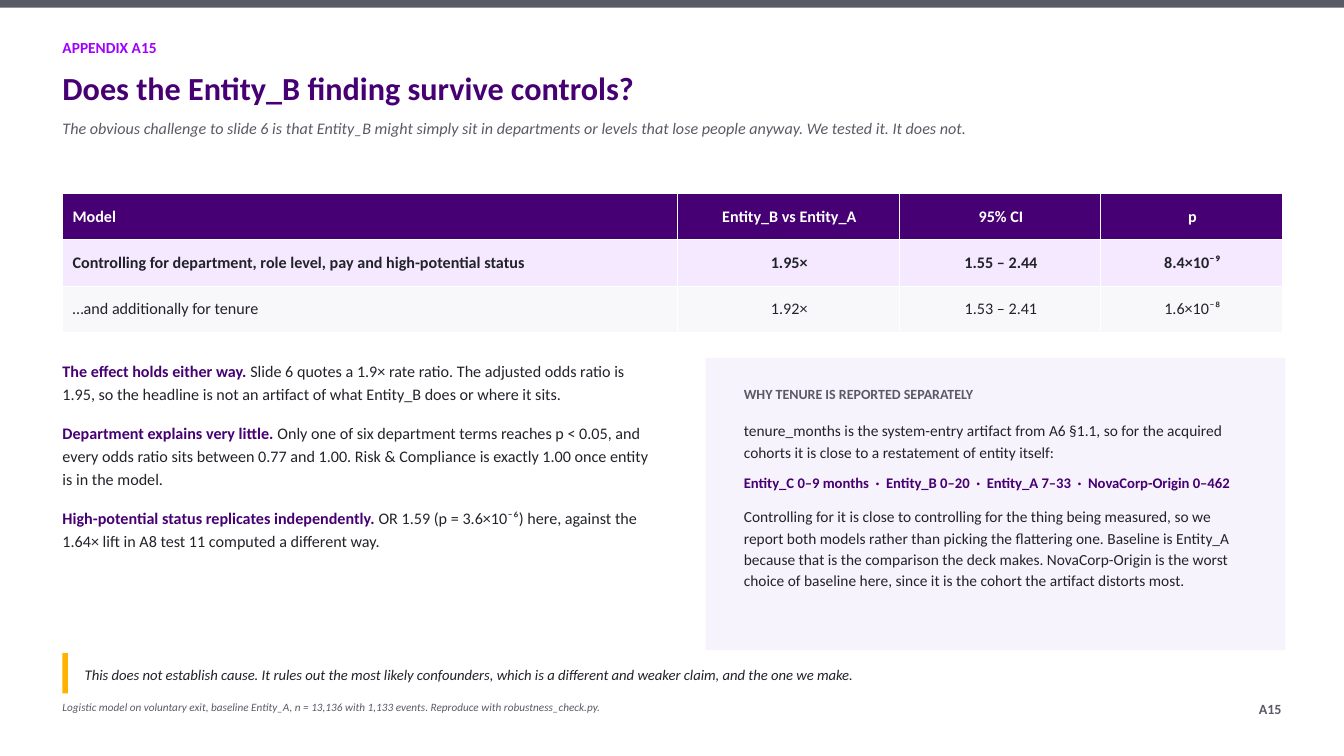
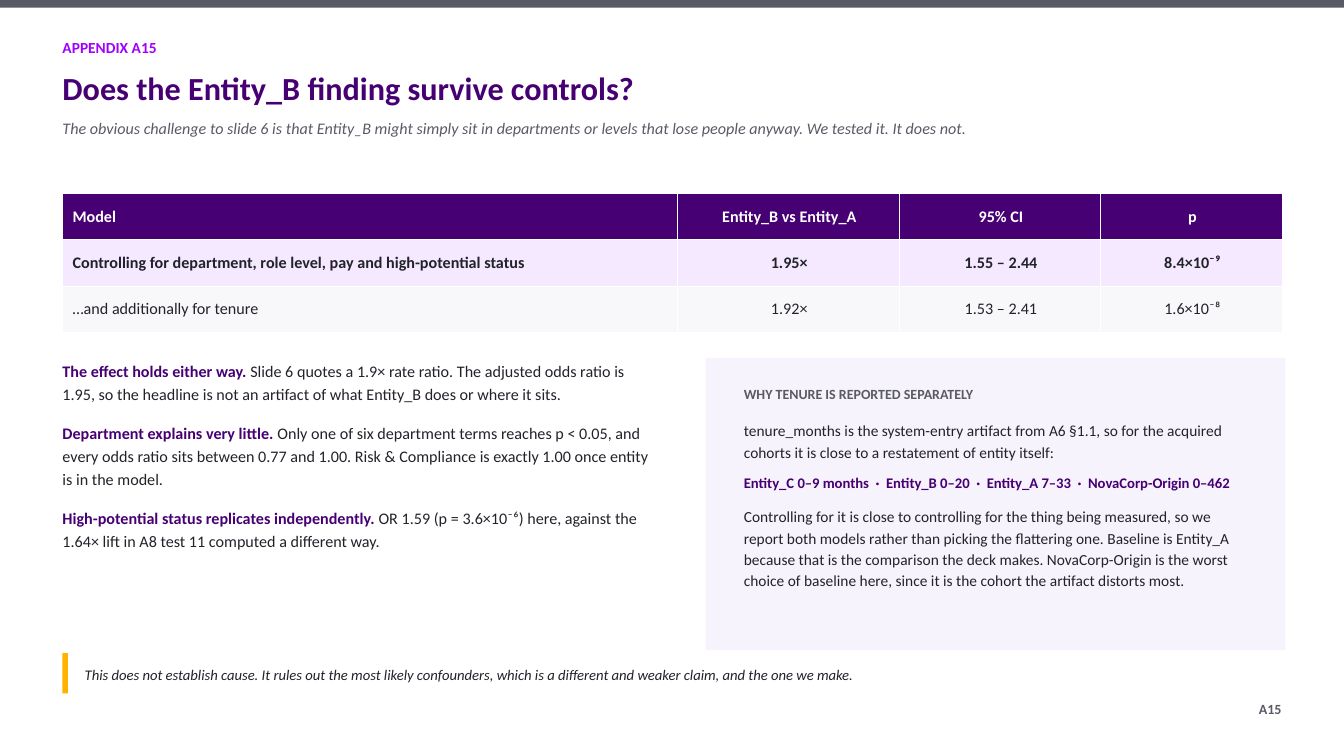
Before and after one commit to athxrva21/subaa_datathon, a slide deck: slide 33 of deck/NovaCorp_deck.pptx. Drawn at 1344x756 pixels with LibreOffice and Linux fonts; fonts in the diff are those of the drawing. Boxes give left, top, right and bottom in pixels: in the first picture for what was removed or moved away, otherwise in the second. Text is boxed around its words. In the diff, an @@ line names an element or a change of style, - is before the commit and + after.

```diff
--- a/deck/NovaCorp_deck.pptx
+++ b/deck/NovaCorp_deck.pptx
@@ text removed at (62,703,600,713) @@
-Logistic model on voluntary exit, baseline Entity_A, n = 13,136 with 1,133 events. Reproduce with robustness_check.py.
```
Also in this commit, not shown: 14 other slides changed, 3 other files.
